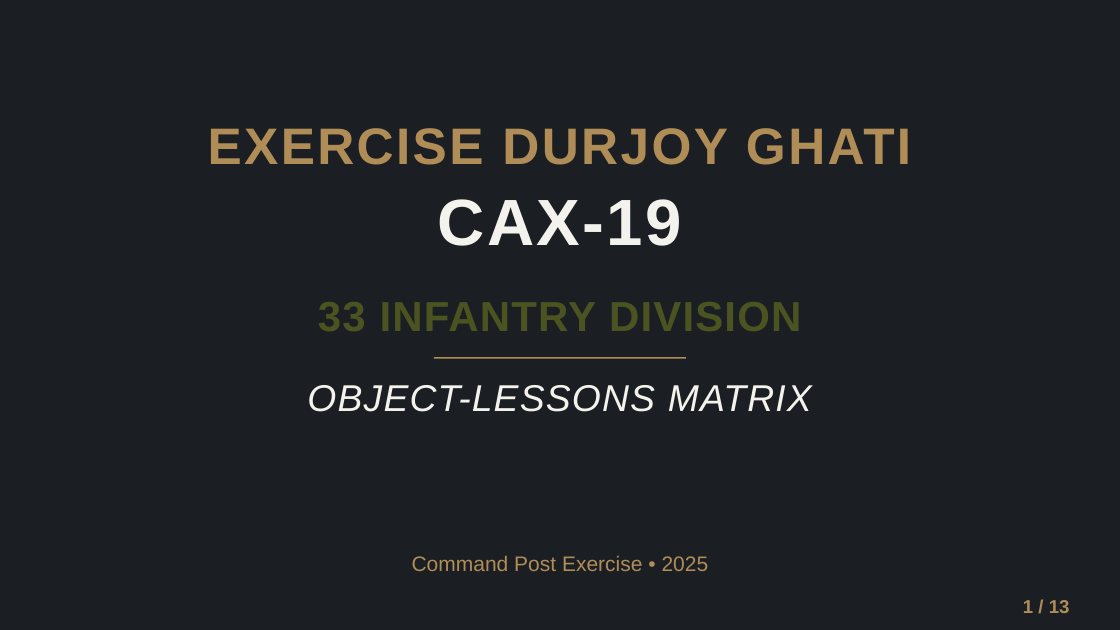
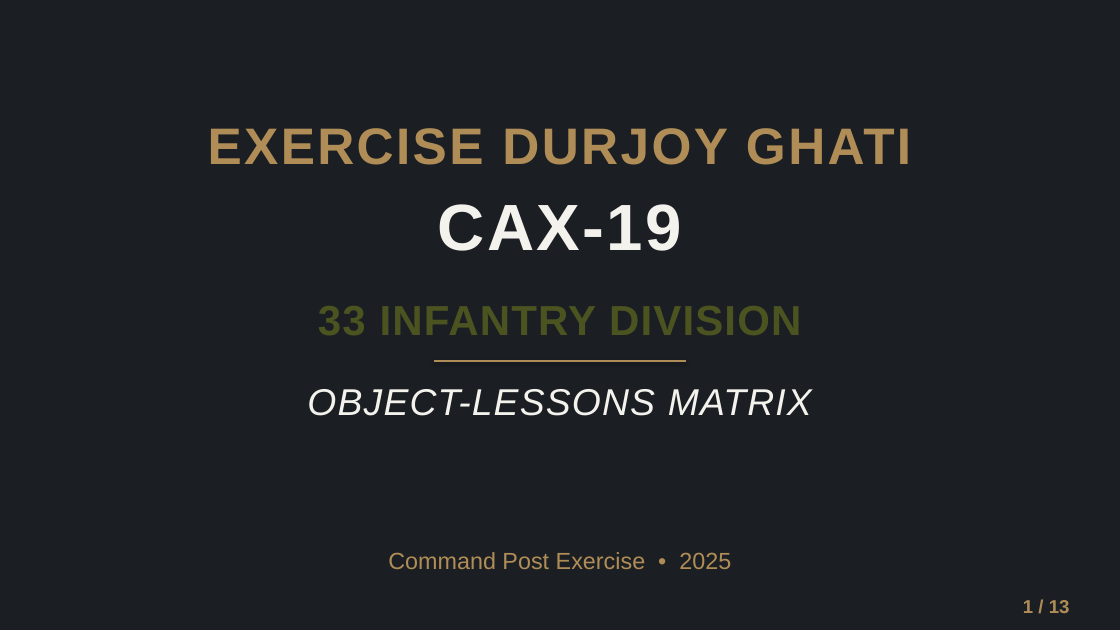
Before and after one commit to tahminulrimon-cloud/kimi, a slide deck: slide 1 of EX_DURJOY_GHATI_CAX19_Brief.pptx. Drawn at 1120x630 pixels with LibreOffice and Linux fonts; fonts in the diff are those of the drawing. Boxes give left, top, right and bottom in pixels: in the first picture for what was removed or moved away, otherwise in the second. Text is boxed around its words. In the diff, an @@ line names an element or a change of style, - is before the commit and + after.

```diff
--- a/EX_DURJOY_GHATI_CAX19_Brief.pptx
+++ b/EX_DURJOY_GHATI_CAX19_Brief.pptx
@@ background #FFFFFF to #1B1F23 @@
@@ rectangle removed at [0, 0, 1120, 630] @@
@@ rectangle removed at [434, 357, 686, 359] @@
@@ 3 texts: place and size @@
-3 texts at [307, 199, 812, 412]
+3 texts at [307, 204, 812, 416]
@@ line added from (434, 361) to (686, 361), #B08D57 1.5 pt @@
@@ text "Command Post Exercise • 2025" at [388, 552, 731, 569]: size 18 to 20 pt @@
```
Also in this commit, not shown: 12 other slides changed.
